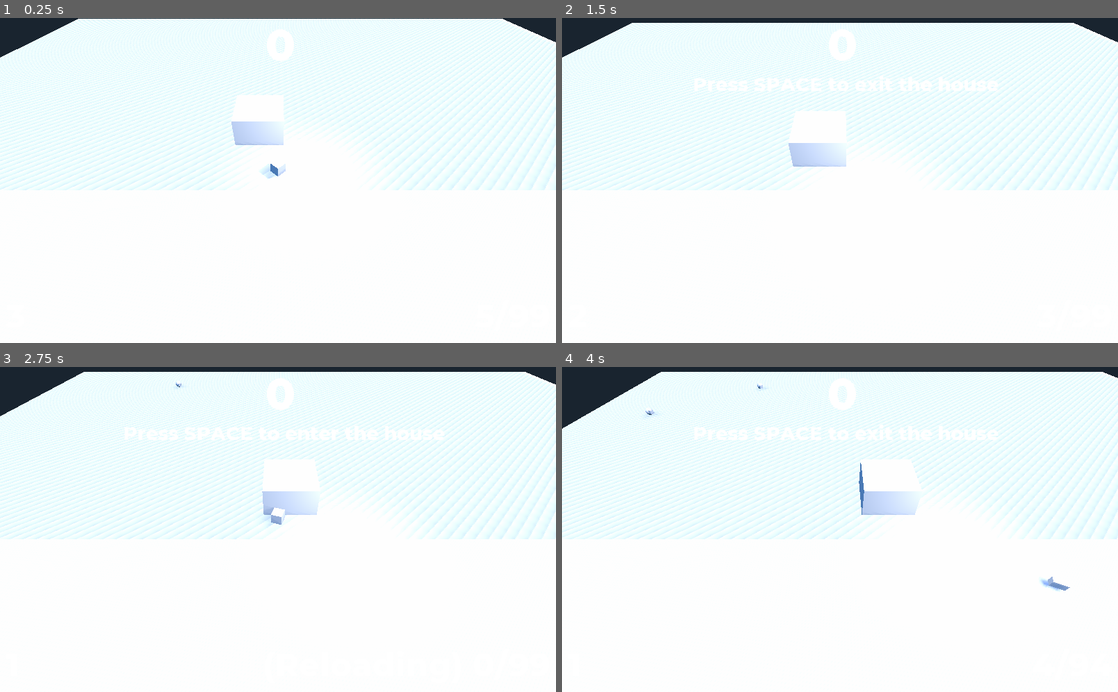
Above: before the commit, frames 1-4 (two rows, left to right).
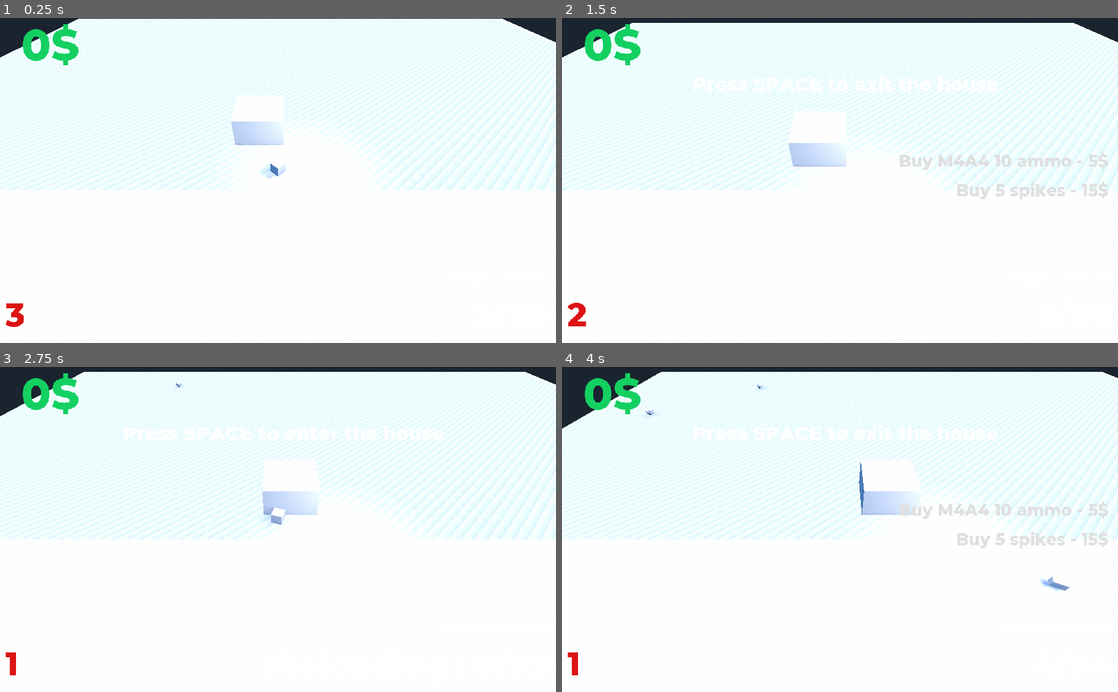
Above: after the commit, the same moments.

Repository: vodpox/ggj2019
Game: Godot game, scene res://Scenes/test.tscn
Two runs of this game, one before a commit and one after it. Both use one fixed random seed, a clock stepped at 60 frames per second and the inputs below.
Inputs (mouse positions are in pixels of both pictures, inside the frame that each line leads up to):
- Up to frame 1 (0.25 s): no input
- Up to frame 2 (1.5 s): tap Enter (ui_accept) at 0.5, 1.35 s; move the mouse to (812, 245) at 0.52 s; hold Enter (ui_accept) 0.53-1.28 s; hold Up (ui_up) from 0.53 s (still down); tap Space (ui_select) at 0.6, 1.25 s; click (812, 245) at 0.67 s; move the mouse to (1006, 229) at 1.27 s; click (1006, 229) at 1.42 s
- Up to frame 3 (2.75 s): tap Enter (ui_accept) at 1.52, 1.82 s; tap Space (ui_select) at 1.55, 2, 2.1 s; move the mouse to (111, 480) at 2.02 s; release Up (ui_up) at 2.03 s; hold Left (ui_left) from 2.03 s (still down); hold Enter (ui_accept) from 2.03 s (still down); click (111, 480) at 2.17 s
- Up to frame 4 (4 s): tap Space (ui_select) at 2.75, 2.85, 3.5 s; move the mouse to (867, 529) at 2.77 s; release Enter (ui_accept) at 2.78 s; click (867, 529) at 2.92 s; tap Enter (ui_accept) at 3.02, 3.32 s; move the mouse to (756, 448) at 3.52 s; release Left (ui_left) at 3.53 s; hold Down (ui_down) from 3.53 s (still down); hold Enter (ui_accept) from 3.53 s (still down); click (756, 448) at 3.67 s

The runs differ from the first frame. In frame 1, 0.9% of the frame differs, in the area x 1-53%, y 1-96%; in frame 2, 1.9%, in the area x 1-99%, y 1-95%; in frame 3, 0.8%; in frame 4, 1.8%.

Commit message:
add shop and spikes

Diff:
--- a/Scenes/Enemy.gd
+++ b/Scenes/Enemy.gd
@@ -13,7 +13,7 @@
 func get_damage(var amount):
 	health -= amount
 	if (health <= 0):
-		player.score += 1
+		player.money += 1
 		get_parent().remove_child(self)
 
 func _ready():
--- a/Scenes/GUI.tscn
+++ b/Scenes/GUI.tscn
@@ -26,9 +26,17 @@
 font_data = ExtResource( 1 )
 _sections_unfolded = [ "Font", "Settings" ]
 
-[sub_resource type="DynamicFont" id=6]
+[sub_resource type="DynamicFont" id=4]
 
 size = 35
+use_mipmaps = false
+use_filter = false
+font_data = ExtResource( 1 )
+_sections_unfolded = [ "Font", "Settings" ]
+
+[sub_resource type="DynamicFont" id=5]
+
+size = 25
 use_mipmaps = false
 use_filter = false
 font_data = ExtResource( 1 )
@@ -40,8 +48,8 @@
 anchor_top = 0.0
 anchor_right = 0.0
 anchor_bottom = 0.0
-margin_right = 1280.0
-margin_bottom = 720.0
+margin_right = 1027.0
+margin_bottom = 598.0
 rect_pivot_offset = Vector2( 0, 0 )
 rect_clip_content = false
 mouse_filter = 0
@@ -55,7 +63,7 @@
 anchor_top = 0.0
 anchor_right = 0.0
 anchor_bottom = 0.0
-margin_left = 8.0
+margin_left = 40.0
 margin_right = 1025.0
 margin_bottom = 99.0
 rect_pivot_offset = Vector2( 0, 0 )
@@ -65,8 +73,8 @@
 size_flags_horizontal = 1
 size_flags_vertical = 1
 custom_fonts/font = SubResource( 1 )
+custom_colors/font_color = Color( 0.0765381, 0.816406, 0.38289, 1 )
 text = "0"
-align = 1
 valign = 1
 percent_visible = 1.0
 lines_skipped = 0
@@ -80,9 +88,9 @@
 anchor_right = 0.0
 anchor_bottom = 0.0
 margin_left = 11.0
-margin_top = 512.0
+margin_top = 510.0
 margin_right = 117.0
-margin_bottom = 587.0
+margin_bottom = 585.0
 rect_pivot_offset = Vector2( 0, 0 )
 rect_clip_content = false
 mouse_filter = 2
@@ -90,12 +98,13 @@
 size_flags_horizontal = 1
 size_flags_vertical = 1
 custom_fonts/font = SubResource( 2 )
+custom_colors/font_color = Color( 0.863281, 0.0775604, 0.0775604, 1 )
 text = "100"
 valign = 1
 percent_visible = 1.0
 lines_skipped = 0
 max_lines_visible = -1
-_sections_unfolded = [ "Size Flags", "Theme", "custom_fonts", "custom_styles" ]
+_sections_unfolded = [ "Size Flags", "Theme", "custom_colors", "custom_fonts", "custom_styles" ]
 
 [node name="ammo" type="Label" parent="." index="2"]
 
@@ -113,14 +122,15 @@
 mouse_default_cursor_shape = 0
 size_flags_horizontal = 4
 size_flags_vertical = 12
-custom_fonts/font = SubResource( 5 )
+custom_fonts/font = SubResource( 3 )
+custom_colors/font_color = Color( 1, 1, 1, 1 )
 text = "99/99"
 align = 2
 valign = 1
 percent_visible = 1.0
 lines_skipped = 0
 max_lines_visible = -1
-_sections_unfolded = [ "Margin", "Size Flags", "custom_fonts" ]
+_sections_unfolded = [ "Margin", "Size Flags", "custom_colors", "custom_fonts" ]
 
 [node name="press_home" type="Label" parent="." index="3"]
 
@@ -138,10 +148,34 @@
 mouse_default_cursor_shape = 0
 size_flags_horizontal = 1
 size_flags_vertical = 4
-custom_fonts/font = SubResource( 6 )
+custom_fonts/font = SubResource( 4 )
 text = "Press  SPACE to enter the house"
 align = 1
 percent_visible = 1.0
 lines_skipped = 0
 max_lines_visible = -1
 _sections_unfolded = [ "custom_fonts" ]
+
+[node name="weapon" type="Label" parent="." index="4"]
+
+anchor_left = 0.0
+anchor_top = 0.0
+anchor_right = 0.0
+anchor_bottom = 0.0
+margin_left = 710.0
+margin_top = 464.0
+margin_right = 1014.0
+margin_bottom = 507.0
+rect_pivot_offset = Vector2( 0, 0 )
+rect_clip_content = false
+mouse_filter = 2
+mouse_default_cursor_shape = 0
+size_flags_horizontal = 1
+size_flags_vertical = 4
+custom_fonts/font = SubResource( 5 )
+text = "weapon: M4A4"
+align = 2
+percent_visible = 1.0
+lines_skipped = 0
+max_lines_visible = -1
+_sections_unfolded = [ "custom_fonts" ]
--- a/Scenes/player.gd
+++ b/Scenes/player.gd
@@ -5,21 +5,29 @@
 var magazine = magazine_size
 var bullet_cooldown = false
 var health = 1
-var score = 0
+var money = 0
 var max_bullets = 99
+var spikes_count = 5
 var bullets = max_bullets
 var reloading = false
 var in_home = false
 var home_in_range = false
 
+const M4A4 = "m4a4"
+const SPIKES = "spikes"
+const weapons = [M4A4, SPIKES]
+var selected_weapon = M4A4
+
 var camera
 var bullet_scene
+var spikes_scene
 
 var home
-var score_ui
+var money_ui
 var health_ui
 var ammo_ui
 var home_ui
+var weapon_ui
 
 var gunshot_player
 var reload_player
@@ -39,13 +47,15 @@
 	camera = get_node("../Camera")
 	#camera = $Camera
 	bullet_scene = load("res://Scenes/bullet.tscn")
+	spikes_scene = load("res://Scenes/spikes.tscn")
 
 	home = get_node("../Home")
 
-	score_ui = get_node("../gui/score")
+	money_ui = get_node("../gui/score")
 	health_ui = get_node("../gui/health")
 	ammo_ui = get_node("../gui/ammo")
 	home_ui = get_node("../gui/press_home")
+	weapon_ui = get_node("../gui/weapon")
 
 	gunshot_player = get_node("../Camera/Gunshot")
 	reload_player = get_node("../Camera/Reload")
@@ -84,17 +94,90 @@
 		look.y = get_translation().y
 		look_at(look, Vector3(0, 1, 0))
 
-
 func _process(delta):
-
-	score_ui.text = str(score)
+	change_gui()
+
+	if Input.is_action_just_pressed("ui_accept") && selected_weapon == SPIKES && spikes_count > 0:
+		var spikes = spikes_scene.instance()
+		spikes.global_translate(get_translation())
+		spikes.rotate(Vector3(0, 1, 0), get_rotation().y)
+		get_node("..").call_deferred("add_child", spikes)
+		spikes.translate(Vector3(0, 0, -6))
+		spikes_count -= 1
+
+	if (Input.is_action_pressed("ui_accept") && magazine > 0 && !bullet_cooldown && !in_home && !reloading) && selected_weapon == M4A4:
+
+		var bullet = bullet_scene.instance()
+		bullet.global_translate(get_translation())
+		bullet.rotate(Vector3(0, 1, 0), get_rotation().y)
+		get_node("..").call_deferred("add_child", bullet)
+
+		bullet_cooldown = true
+		$BulletCooldown.start()
+		magazine -= 1
+
+		gunshot_player.play()
+
+		if (magazine == 0):
+			reloading = true
+			$ReloadTimer.start()
+			reload_player.play()
+
+
+	if (Input.is_action_pressed("reload")) && selected_weapon == M4A4:
+		reloading = true
+		$ReloadTimer.start()
+		reload_player.play()
+
+	if (Input.is_action_just_pressed("ui_select") && home_in_range):
+		in_home = !in_home
+		visible = !visible
+		$CollisionShape.disabled = !$CollisionShape.disabled
+		if (in_home):
+			$GetBulletTimer.start()
+
+		var node = get_parent()
+		if node.has_node(NodePath("shop_gui")):
+			var shop_node = node.get_node("shop_gui")
+			if $CollisionShape.disabled:
+				shop_node.show()
+			else:
+				shop_node.hide()
+
+func _input(event):
+	var selected = false;
+	if event is InputEventMouseButton && !selected && event.is_pressed():
+		selected = true
+		if event.button_index == BUTTON_WHEEL_UP:
+			wheel_up()
+		if event.button_index == BUTTON_WHEEL_DOWN:
+			wheel_down()
+		selected = false
+	pass
+
+func wheel_up():
+	var index = 0
+	for i in range(weapons.size()):
+		if weapons[i] == selected_weapon && i != (weapons.size()-1):
+			index = i+1
+	selected_weapon = weapons[index]
+	print(selected_weapon)
+	return;
+
+func wheel_down():
+	var index = weapons.size()-1
+	for i in range(weapons.size()):
+		if weapons[i] == selected_weapon && i != 0:
+			index = i-1
+	selected_weapon = weapons[index]
+	print(selected_weapon)
+	return;
+
+func change_gui():
+	money_ui.text = str(money)
+	money_ui.text = str(money) + "$"
 	health_ui.text = str(home.health)
-	if (bullets + magazine == 0):
-		ammo_ui.text = "OUT OF AMMO!"
-	elif (reloading):
-		ammo_ui.text = "(Reloading) " + str(magazine) + "/" + str(bullets)
-	else:
-		ammo_ui.text = str(magazine) + "/" + str(bullets)
+
 	if (home_in_range):
 		if (in_home):
 			home_ui.text = "Press SPACE to exit the house"
@@ -102,48 +185,24 @@
 			home_ui.text = "Press SPACE to enter the house"
 	else:
 		home_ui.text = ""
-
-	if (Input.is_action_pressed("ui_accept") && magazine > 0 && !bullet_cooldown && !in_home && !reloading):
-
-		var bullet = bullet_scene.instance()
-		bullet.global_translate(get_translation())
-		bullet.rotate(Vector3(0, 1, 0), get_rotation().y)
-		get_node("..").call_deferred("add_child", bullet)
-
-		bullet_cooldown = true
-		$BulletCooldown.start()
-		magazine -= 1
-
-		gunshot_player.play()
-
-		if (magazine == 0):
-			reloading = true
-			$ReloadTimer.start()
-			reload_player.play()
-
-
-	if (Input.is_action_pressed("reload")):
-		reloading = true
-		$ReloadTimer.start()
-		reload_player.play()
-
-	if (Input.is_action_just_pressed("ui_select") && home_in_range):
-		in_home = !in_home
-		visible = !visible
-		$CollisionShape.disabled = !$CollisionShape.disabled
-		if (in_home):
-			$GetBulletTimer.start()
-
+	if selected_weapon == M4A4:
+		weapon_ui.text = "weapon: M4A4"
+		if (bullets + magazine == 0):
+			ammo_ui.text = "OUT OF AMMO!"
+		elif (reloading):
+			ammo_ui.text = "(Reloading) " + str(magazine) + "/" + str(bullets)
+		else:
+			ammo_ui.text = str(magazine) + "/" + str(bullets)
+	elif selected_weapon == SPIKES:
+		weapon_ui.text = "weapon: SPIKES"
+		ammo_ui.text = str(spikes_count)
 
 func _on_BulletCooldown_timeout():
 	bullet_cooldown = false
 	gunshot_player.stop()
 
-
 func _on_ReloadTimer_timeout():
-
 	reloading = false
-
 	var remaining = magazine_size - magazine
 
 	if (bullets >= remaining):
@@ -153,13 +212,10 @@
 		magazine = bullets
 		bullets = 0
 
-
-
 func _on_HomeRange_area_entered(area):
 	if (area.get_parent() == home):
 		home_in_range = true
 
-
 func _on_HomeRange_area_exited(area):
 	if (area.get_parent() == home):
 		home_in_range = false
@@ -168,9 +224,25 @@
 	gunshot_player.stop()
 	print("hi")
 
-
 func _on_GetBulletTimer_timeout():
 
 	if (in_home && bullets < max_bullets):
 		bullets += 1
 		$GetBulletTimer.start()
+
+
+func _on_buy_m4a4_ammo_pressed(screen):
+	if money >= 5:
+		money -= 5
+		bullets += 5
+	if bullets > max_bullets:
+		bullets = max_bullets
+	pass
+
+
+
+func _on_buy_spikes_pressed(screen):
+	if money >= 15:
+		money -= 15
+		spikes_count += 5
+	pass
--- a/Scenes/player.tscn
+++ b/Scenes/player.tscn
@@ -18,7 +18,7 @@
 
 radius = 1.0
 
-[node name="Player" type="KinematicBody"]
+[node name="Player" type="KinematicBody" index="0"]
 
 input_ray_pickable = true
 input_capture_on_drag = false
--- /dev/null
+++ b/Scenes/spikes.gd
@@ -0,0 +1,15 @@
+extends KinematicBody
+
+var health = 3
+
+func _ready():
+	pass
+
+func _process(delta):
+	var collision = move_and_collide(Vector3(0, 0, 0))
+	if (collision != null):
+		if (collision.collider.has_method("get_damage")):
+			health -= 1
+			collision.collider.get_damage(1)
+		if health <= 0:
+			get_parent().remove_child(self)
--- /dev/null
+++ b/Scenes/spikes.tscn
@@ -0,0 +1,55 @@
+[gd_scene load_steps=4 format=2]
+
+[ext_resource path="res://Scenes/spikes.gd" type="Script" id=1]
+
+[sub_resource type="BoxShape" id=1]
+
+extents = Vector3( 1, 1, 1 )
+
+[sub_resource type="CylinderMesh" id=2]
+
+custom_aabb = AABB( 0, 0, 0, 0, 0, 0 )
+top_radius = 1.0
+bottom_radius = 1.0
+height = 2.0
+radial_segments = 64
+rings = 4
+
+[node name="spikes" type="KinematicBody"]
+
+transform = Transform( 1, 0, 0, 0, 1.30824, 0, 0, 0, 1, 0, -0.375895, 0 )
+input_ray_pickable = true
+input_capture_on_drag = false
+collision_layer = 1
+collision_mask = 1
+axis_lock_linear_x = false
+axis_lock_linear_y = false
+axis_lock_linear_z = false
+axis_lock_angular_x = false
+axis_lock_angular_y = false
+axis_lock_angular_z = false
+collision/safe_margin = 0.001
+script = ExtResource( 1 )
+_sections_unfolded = [ "Transform" ]
+
+[node name="CollisionShape" type="CollisionShape" parent="." index="0"]
+
+shape = SubResource( 1 )
+disabled = false
+
+[node name="MeshInstance" type="MeshInstance" parent="." index="1"]
+
+transform = Transform( 1.01921, 0, 0, 0, 0.0887042, 0, 0, 0, 1.00862, 0, 0, 0 )
+layers = 1
+material_override = null
+cast_shadow = 1
+extra_cull_margin = 0.0
+use_in_baked_light = false
+lod_min_distance = 0.0
+lod_min_hysteresis = 0.0
+lod_max_distance = 0.0
+lod_max_hysteresis = 0.0
+mesh = SubResource( 2 )
+skeleton = NodePath("..")
+material/0 = null
+_sections_unfolded = [ "Geometry" ]
--- a/Scenes/test.tscn
+++ b/Scenes/test.tscn
@@ -26,7 +26,7 @@
 
 [sub_resource type="DynamicFont" id=3]
 
-size = 60
+size = 30
 use_mipmaps = false
 use_filter = false
 font_data = ExtResource( 10 )
@@ -34,7 +34,7 @@
 
 [sub_resource type="DynamicFont" id=4]
 
-size = 40
+size = 30
 use_mipmaps = false
 use_filter = false
 font_data = ExtResource( 10 )
@@ -232,7 +232,8 @@
 
 [node name="gui" parent="." index="7" instance=ExtResource( 9 )]
 
-margin_right = 1026.0
+margin_left = -1.0
+margin_right = 1025.0
 margin_bottom = 597.0
 
 [node name="pause_gui" type="Control" parent="." index="8"]
@@ -404,6 +405,75 @@
 align = 1
 _sections_unfolded = [ "custom_fonts" ]
 
+[node name="shop_gui" type="Control" parent="." index="10"]
+
+visible = false
+anchor_left = 0.0
+anchor_top = 0.0
+anchor_right = 0.0
+anchor_bottom = 0.0
+margin_right = 1026.0
+margin_bottom = 601.0
+rect_pivot_offset = Vector2( 0, 0 )
+rect_clip_content = false
+mouse_filter = 0
+mouse_default_cursor_shape = 0
+size_flags_horizontal = 1
+size_flags_vertical = 1
+_sections_unfolded = [ "Pause", "Visibility" ]
+
+[node name="buy_m4a4_ammo" type="Button" parent="shop_gui" index="0"]
+
+anchor_left = 0.0
+anchor_top = 0.0
+anchor_right = 0.0
+anchor_bottom = 0.0
+margin_left = 610.0
+margin_top = 232.0
+margin_right = 1012.0
+margin_bottom = 297.0
+rect_pivot_offset = Vector2( 0, 0 )
+rect_clip_content = false
+mouse_filter = 0
+mouse_default_cursor_shape = 0
+size_flags_horizontal = 1
+size_flags_vertical = 1
+custom_fonts/font = SubResource( 3 )
+toggle_mode = false
+enabled_focus_mode = 0
+shortcut = null
+group = null
+text = "Buy M4A4 10 ammo - 5$"
+flat = true
+align = 2
+_sections_unfolded = [ "custom_colors", "custom_fonts" ]
+
+[node name="buy_spikes" type="Button" parent="shop_gui" index="1"]
+
+anchor_left = 0.0
+anchor_top = 0.0
+anchor_right = 0.0
+anchor_bottom = 0.0
+margin_left = 643.0
+margin_top = 290.0
+margin_right = 1012.0
+margin_bottom = 346.0
+rect_pivot_offset = Vector2( 0, 0 )
+rect_clip_content = false
+mouse_filter = 0
+mouse_default_cursor_shape = 0
+size_flags_horizontal = 1
+size_flags_vertical = 1
+custom_fonts/font = SubResource( 4 )
+toggle_mode = false
+enabled_focus_mode = 0
+shortcut = null
+group = null
+text = "Buy 5 spikes - 15$"
+flat = true
+align = 2
+_sections_unfolded = [ "custom_fonts" ]
+
 [connection signal="pressed" from="pause_gui/resume" to="." method="_on_resume_pressed" binds= [ false ]]
 
 [connection signal="pressed" from="pause_gui/restart" to="." method="_on_restart_pressed" binds= [ false ]]
@@ -413,3 +483,7 @@
 [connection signal="pressed" from="death_gui/restart" to="." method="_on_restart_pressed" binds= [ false ]]
 
 [connection signal="pressed" from="death_gui/main_menu" to="." method="_on_main_menu_pressed" binds= [ false ]]
+
+[connection signal="pressed" from="shop_gui/buy_m4a4_ammo" to="Player" method="_on_buy_m4a4_ammo_pressed" binds= [ false ]]
+
+[connection signal="pressed" from="shop_gui/buy_spikes" to="Player" method="_on_buy_spikes_pressed" binds= [ false ]]
Not shown: 2 places in Scenes/GUI.tscn that only renumber resources
